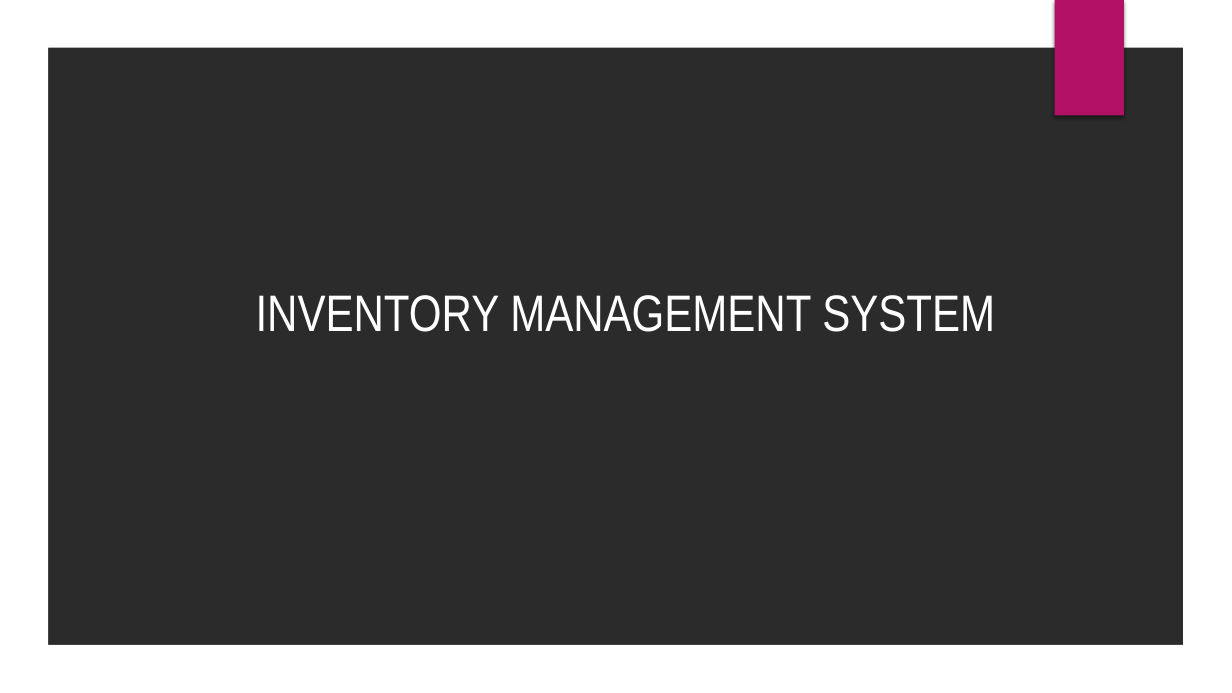
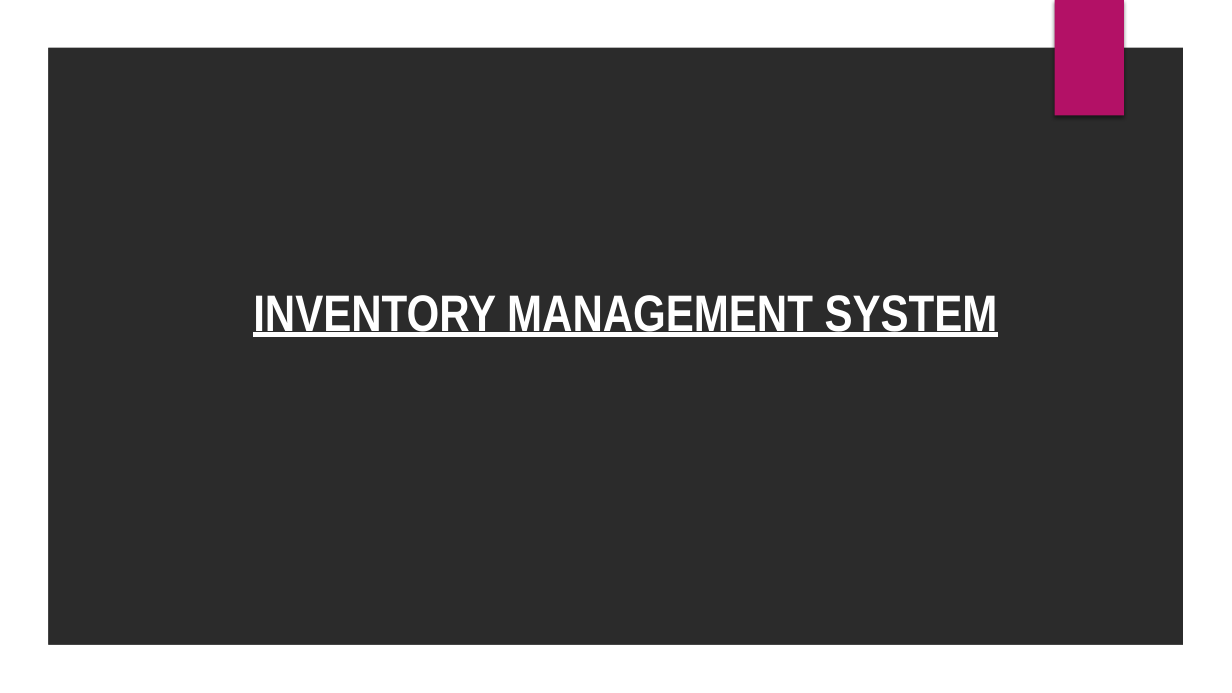
Before and after one commit to goreshankar14/AviationInstrumentManagementSystem, a slide deck: slide 1 of PPT.pptx. Drawn at 1232x693 pixels with LibreOffice and Linux fonts; fonts in the diff are those of the drawing; background and template pictures are left out; a plain dark background stands for a picture behind light text. Boxes give left, top, right and bottom in pixels: in the first picture for what was removed or moved away, otherwise in the second. Text is boxed around its words. In the diff, an @@ line names an element or a change of style, - is before the commit and + after.

```diff
--- a/PPT.pptx
+++ b/PPT.pptx
@@ title "INVENTORY MANAGEMENT SYSTEM" at (253, 295, 998, 337): bold on, underline on @@
```
Also in this commit, not shown: 3 other slides changed, 5 slides added, 1 slide removed.
